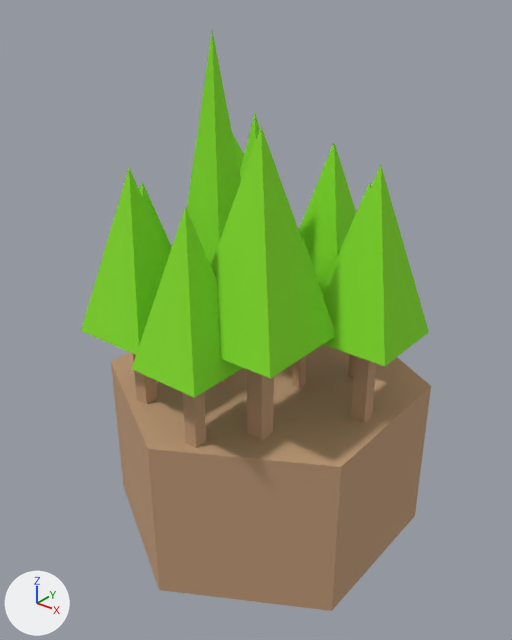
The glTF model public/assets/models/tiles/woods/Tile_Grass_Woods_01/Tile_Grass_Woods_01.gltf as it was, and as the next commit left it.
Both versions are drawn from a 50 mm lens placed at (2.34, -3.02, 3.22), pointed at (0.0, -0.1, 1.4). The lights are fixed; the arrows at lower left show +X, +Y and +Z. Where no turn or scale is listed for an object, it has been applied to the vertices.

The first picture shows 'Tile_Grass_Woods_01', 'decorator_natural_pineForest'.
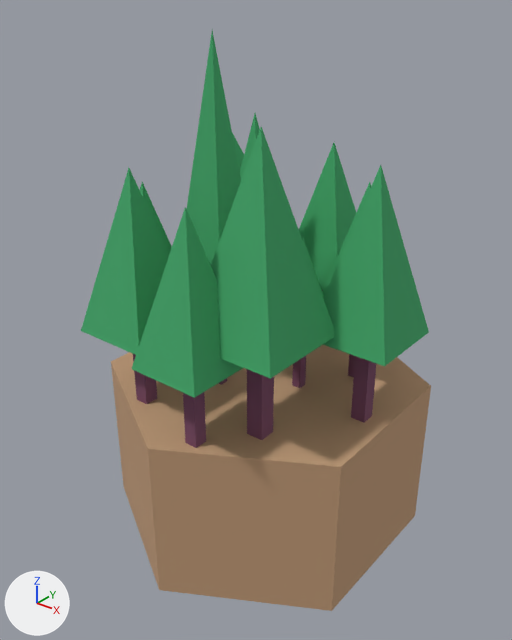
Changed parts and their boxes [x1, y1, x2, y2] in the pictures (512 x 640 px):
```json
{"object": "decorator_natural_pineForest", "change": "recoloured", "before": [81, 31, 429, 448], "after": [81, 31, 429, 448]}
```

The change, as JSON lines over the scene's bpy script:
```json
{"op": "add", "block": "img_palette3", "code": ["img_palette3 = load_image('palette3', 'palette3.png', 8, 8, 'sRGB')"]}
{"op": "add", "block": "mat_palette3", "code": ["mat_palette3 = principled_material('palette3')", "mat_palette3.texture = img_palette3", "mat_palette3.roughness = 1.0"]}
{"block": "me_decorator_natural_pineforest", "where": "me_decorator_natural_pineforest.from_pydata(...)  # 143 vertices, 154 faces; spans x -0.84..0.95, y -1.01..0.81, z 0.0..1.98"}
{"op": "remove", "block": "me_decorator_natural_pineforest", "code": "me_decorator_natural_pineforest.materials.append(mat_palette1)  # picture img_palette1"}
{"op": "add", "block": "me_decorator_natural_pineforest", "code": "me_decorator_natural_pineforest.materials.append(mat_palette3)  # picture img_palette3"}
```
